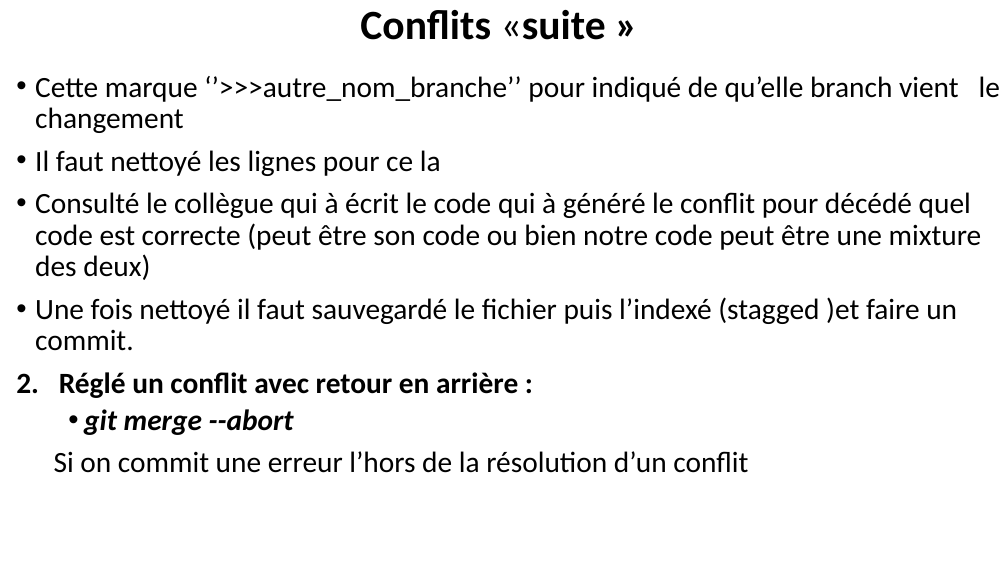
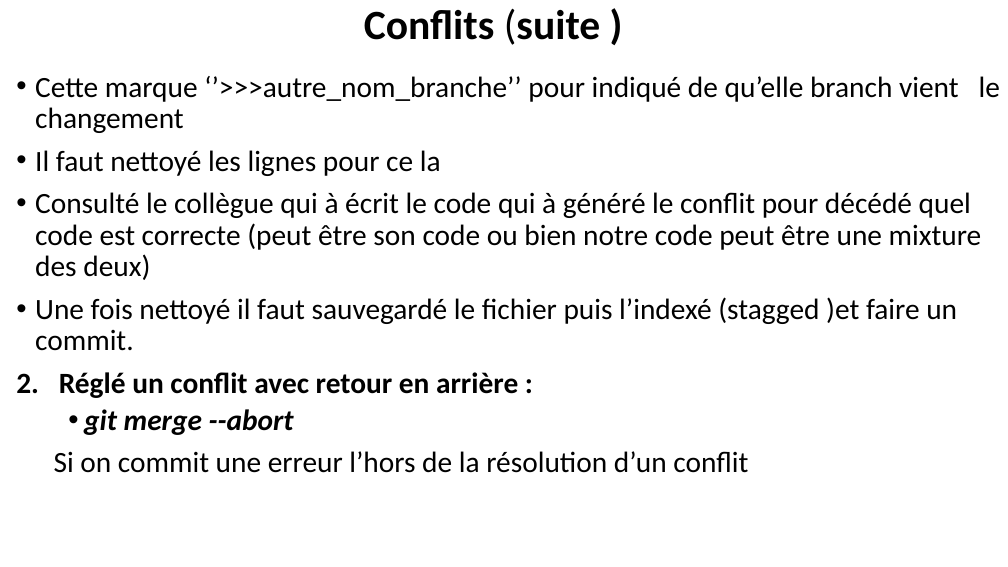
Before and after one commit to belakebiboussad/form, a slide deck: slide 22 of Formation Git.pptx (slide 23 before the commit). Drawn at 1008x567 pixels with LibreOffice and Linux fonts; fonts in the diff are those of the drawing. Boxes give left, top, right and bottom in pixels: in the first picture for what was removed or moved away, otherwise in the second. Text is boxed around its words. In the diff, an @@ line names an element or a change of style, - is before the commit and + after.

```diff
--- a/Formation Git.pptx
+++ b/Formation Git.pptx
@@ title at (364, 8, 600, 45): text changed @@
-Conflits «suite »
+Conflits (suite )
```
Also in this commit, not shown: 17 other slides changed, 6 slides added, 6 slides removed, 3 other files.
